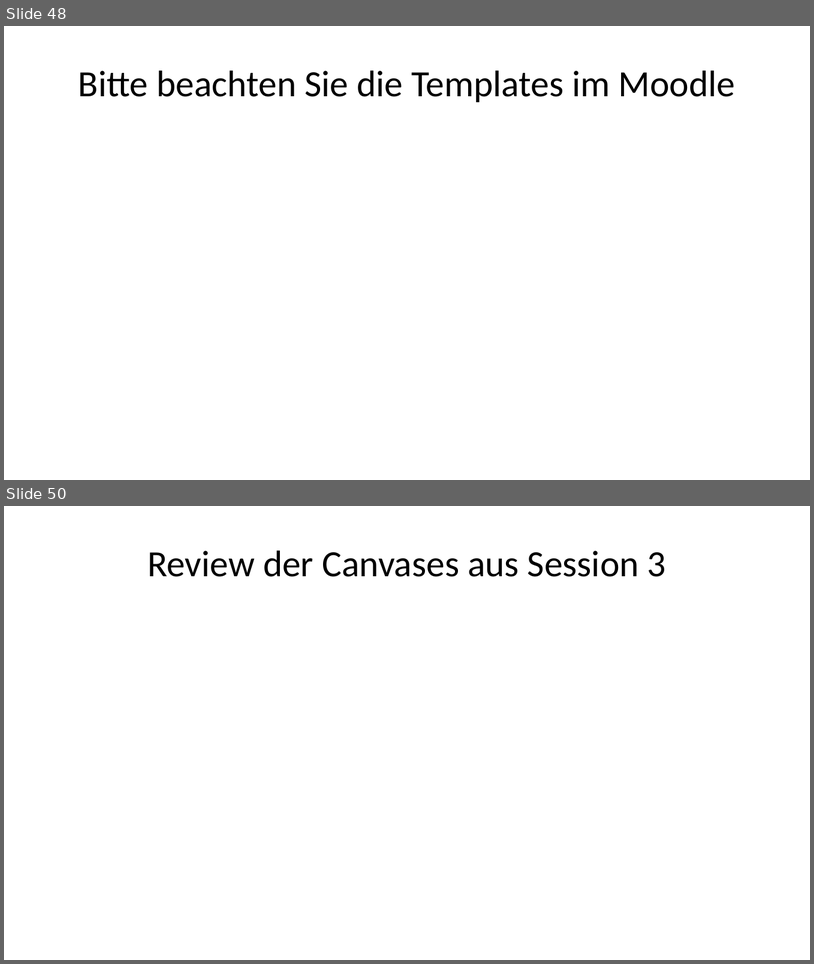
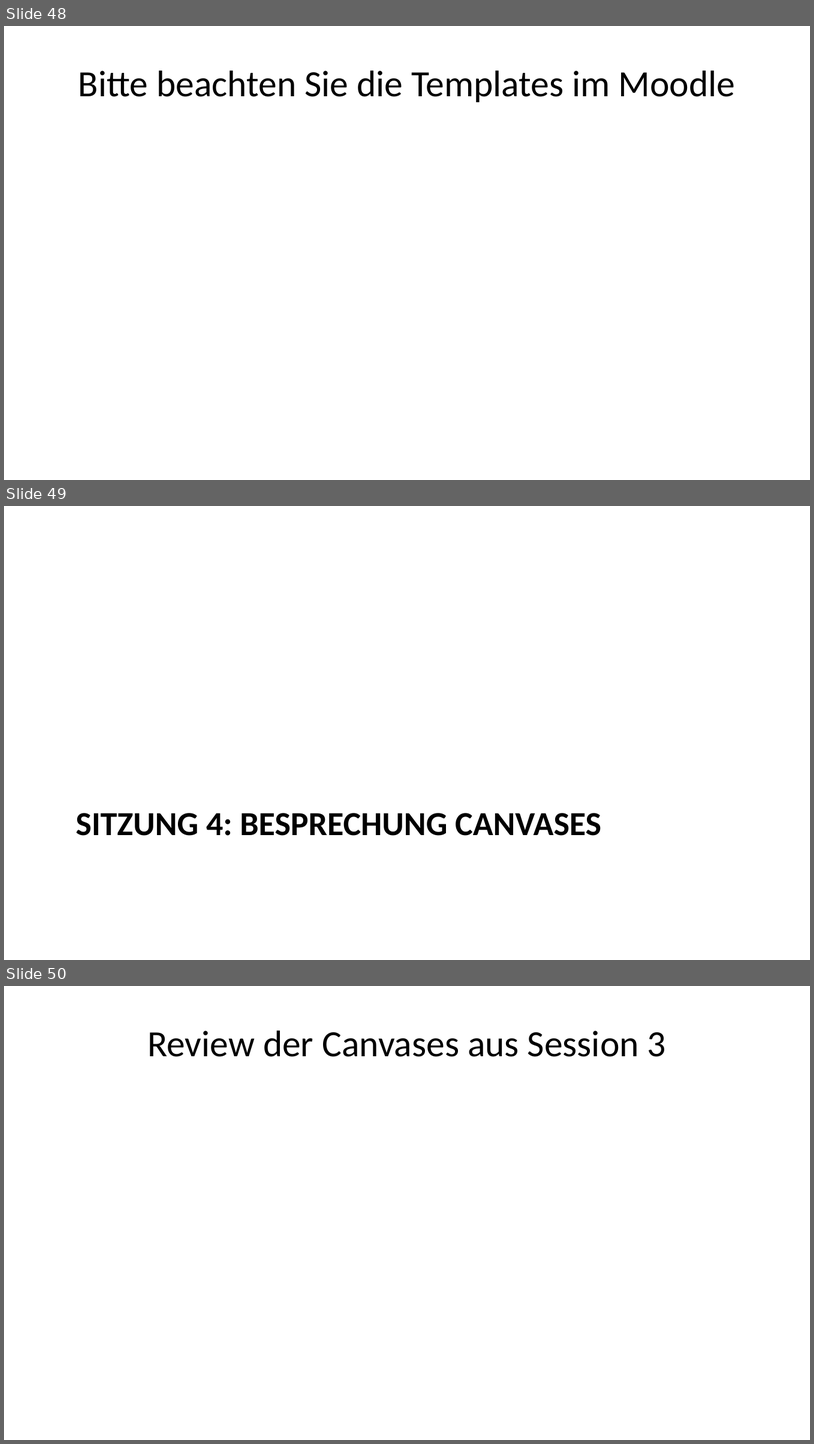
Before and after one commit to daswesen/digitale-inhalte, a slide deck: gdi.pptx. Shown one above the other, each under a label of ours: slides 48 and 50 before the commit, slides 48, 49 and 50 after it; the slides between them are not shown. The pictures are 814x964 and 814x1444 pixels, drawn with LibreOffice and Linux fonts; fonts in the diff are those of the drawing. Boxes give left, top, right and bottom in pixels: in the first picture for what was removed or moved away, otherwise in the second. Text is boxed around its words. In the diff, an @@ line names an element or a change of style, - is before the commit and + after.

```diff
--- a/gdi.pptx
+++ b/gdi.pptx
@@ slide 49 added at [4, 506, 810, 960], background #FFFFFF @@
@@ title added at [76, 813, 602, 835], 30 pt, text #000000, bold @@
+SITZUNG 4: BESPRECHUNG CANVASES
```
Also in this commit, not shown: 1 slide changed, 1 other file.
